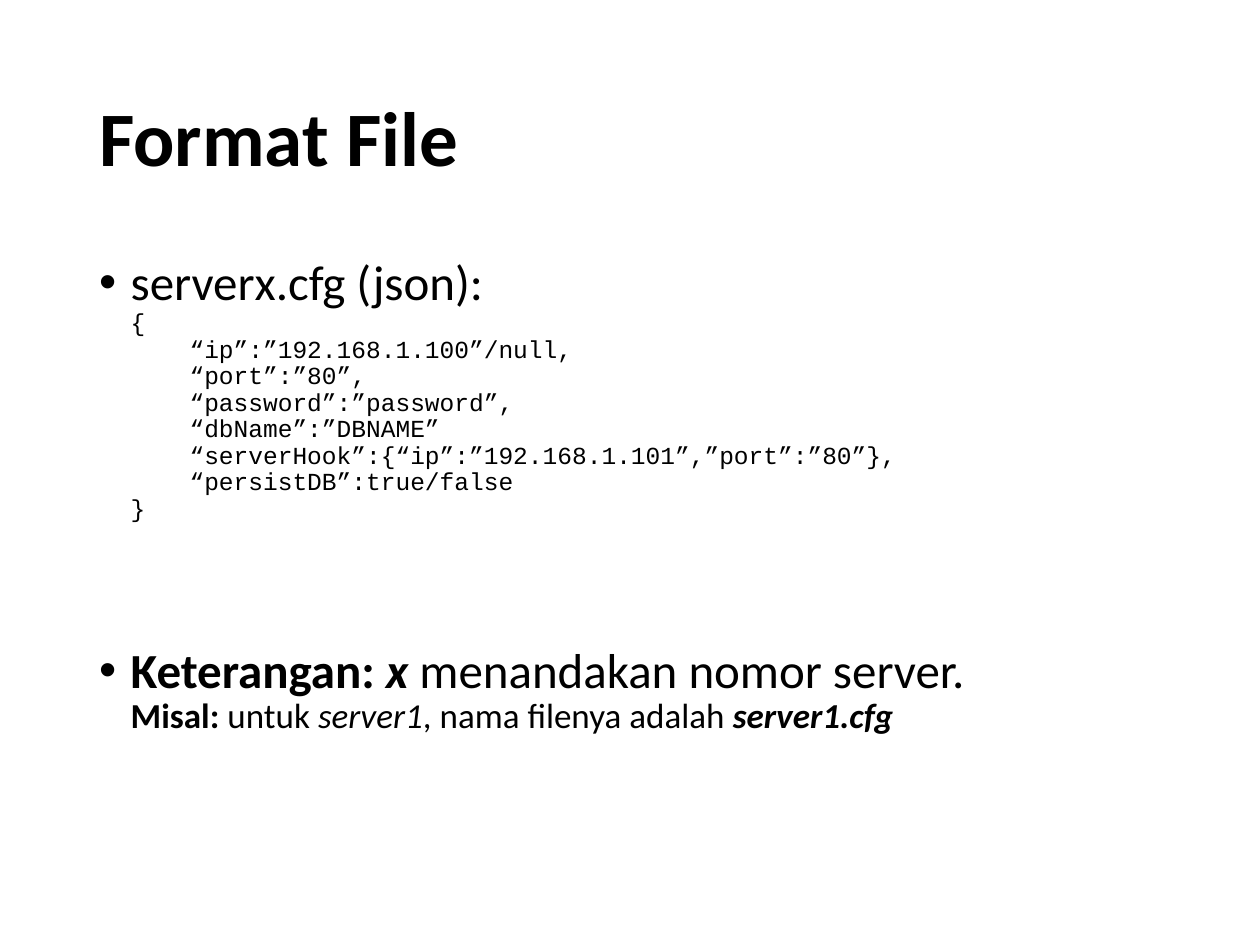
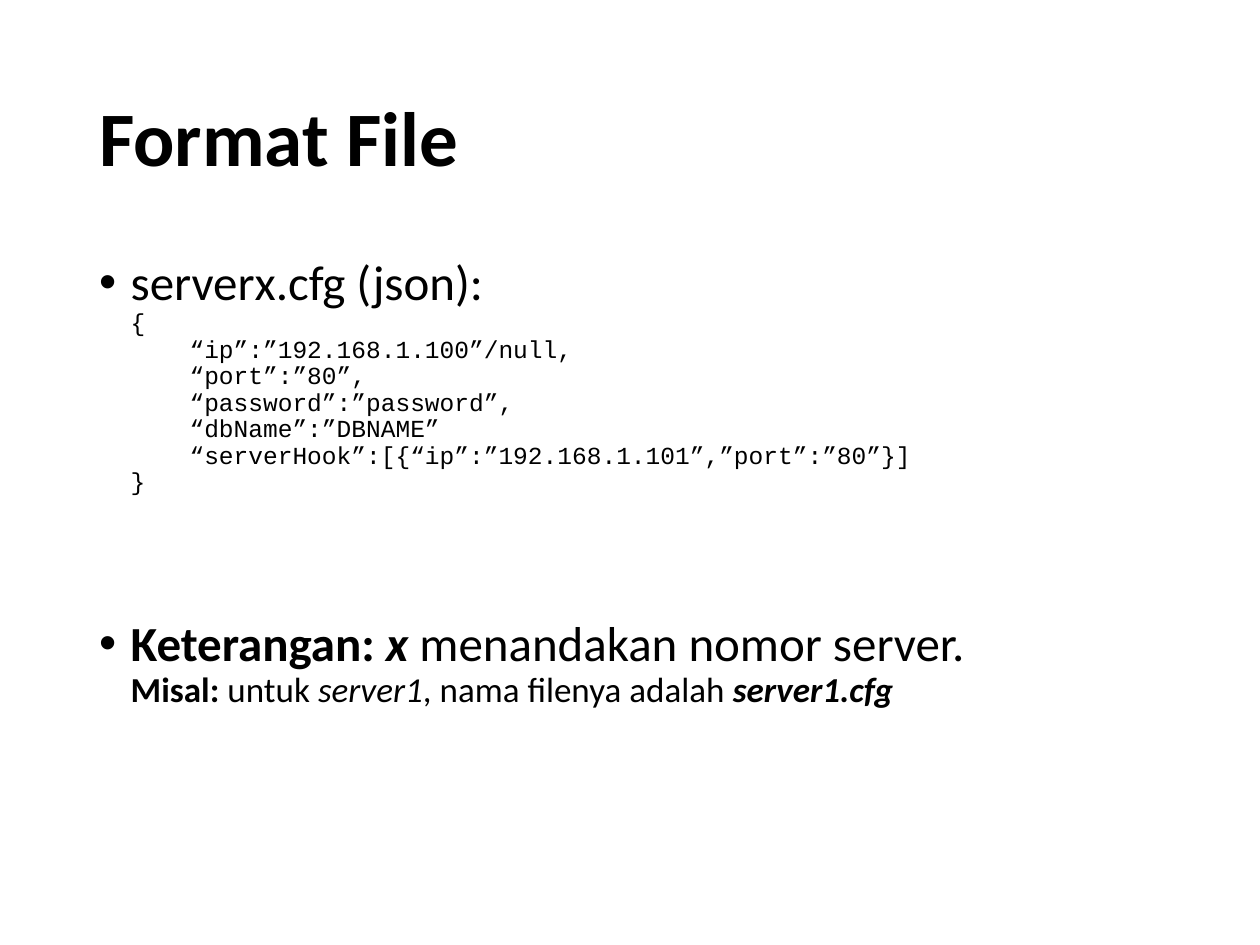
Before and after one commit to yohanesmario/chatserver, a slide deck: slide 35 of docs/Chat Server.pptx. Drawn at 1260x945 pixels with LibreOffice and Linux fonts; fonts in the diff are those of the drawing. Boxes give left, top, right and bottom in pixels: in the first picture for what was removed or moved away, otherwise in the second. Text is boxed around its words. In the diff, an @@ line names an element or a change of style, - is before the commit and + after.

```diff
--- a/docs/Chat Server.pptx
+++ b/docs/Chat Server.pptx
@@ text at (131, 264, 911, 469): text changed @@
-• serverx.cfg (json):
-  {
-  “ip”:”192.168.1.100”/null,
-  “port”:”80”,
-  “password”:”password”,
-  “dbName”:”DBNAME”
-  “serverHook”:{“ip”:”192.168.1.101”,”port”:”80”},
-  “persistDB”:true/false
-  }
+• serverx.cfg (json):
+  {
+  “ip”:”192.168.1.100”/null,
+  “port”:”80”,
+  “password”:”password”,
+  “dbName”:”DBNAME”
+  “serverHook”:[{“ip”:”192.168.1.101”,”port”:”80”}]
+  }
```
Also in this commit, not shown: 2 other slides changed, 3 slides added.
